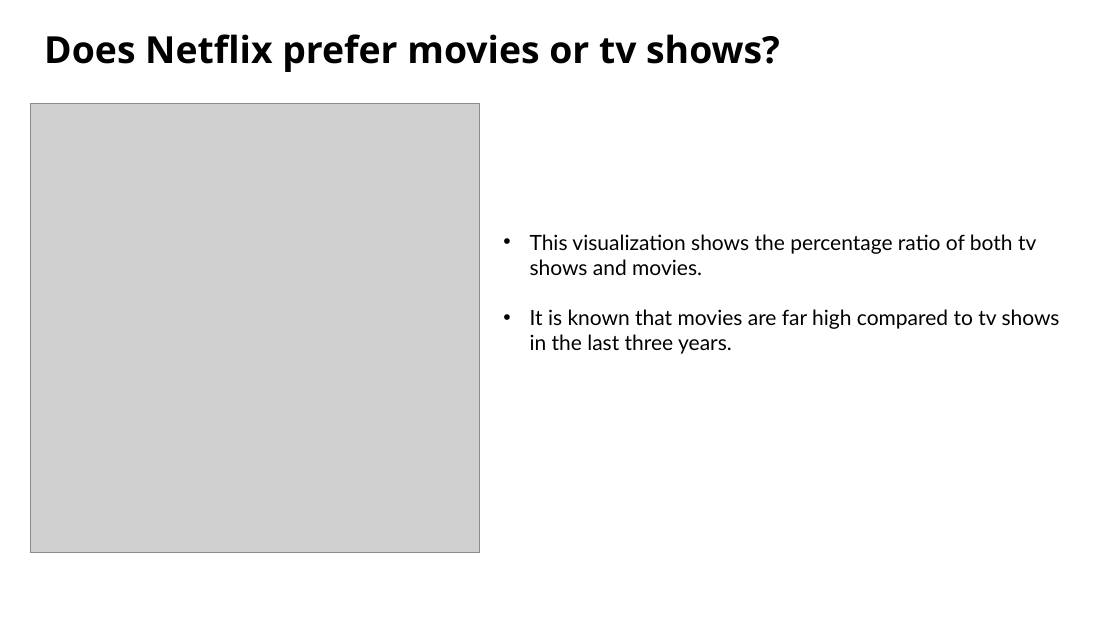
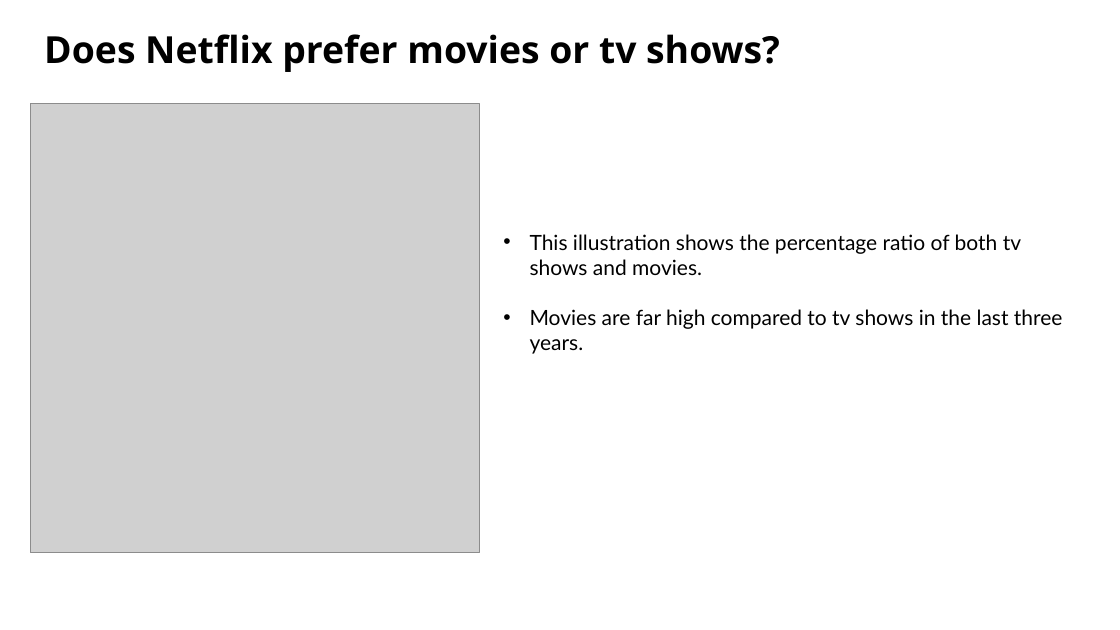
Before and after one commit to Costilrt/The-First-Project, a slide deck: slide 8 of TeamProjectPPT_Chang_Rolly_Derek_Matthew.pptx. Drawn at 1120x630 pixels with LibreOffice and Linux fonts; fonts in the diff are those of the drawing; grey boxes stand for pictures; background and template pictures are left out. Boxes give left, top, right and bottom in pixels: in the first picture for what was removed or moved away, otherwise in the second. Text is boxed around its words. In the diff, an @@ line names an element or a change of style, - is before the commit and + after.

```diff
--- a/TeamProjectPPT_Chang_Rolly_Derek_Matthew.pptx
+++ b/TeamProjectPPT_Chang_Rolly_Derek_Matthew.pptx
@@ text at bbox=[530, 234, 1063, 354]: text changed @@
-• This visualization shows the percentage ratio of both tv shows and movies.
-• It is known that movies are far high compared to tv shows in the last three years.
+• This illustration shows the percentage ratio of both tv shows and movies.
+• Movies are far high compared to tv shows in the last three years.
```
Also in this commit, not shown: 4 other slides changed.
